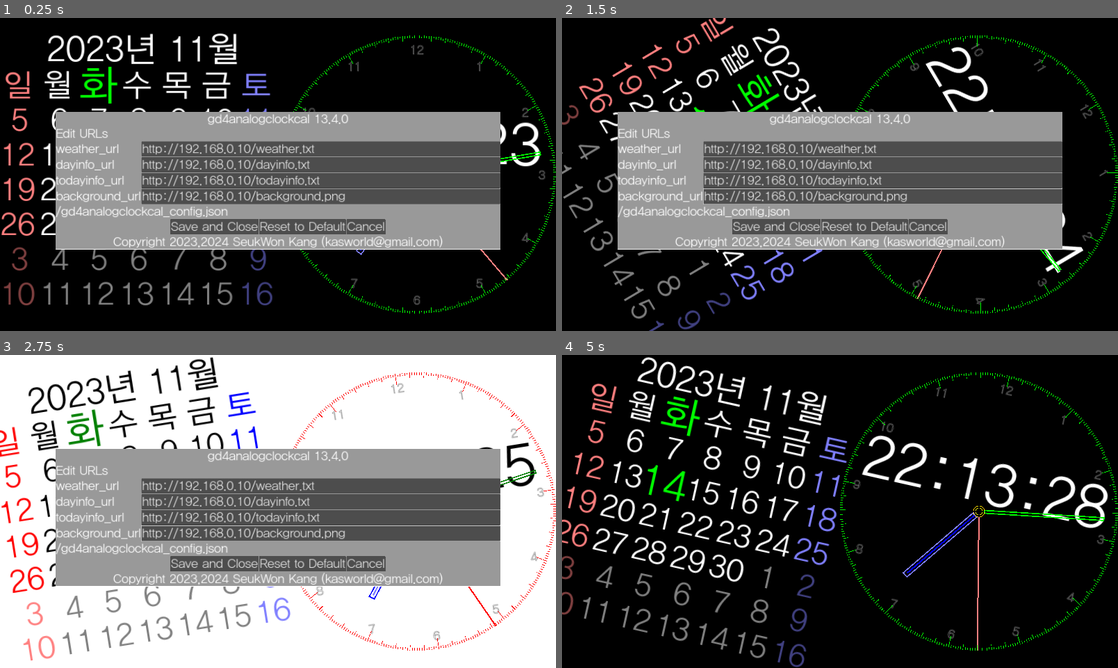
Above: before the commit, frames 1-4 (two rows, left to right).
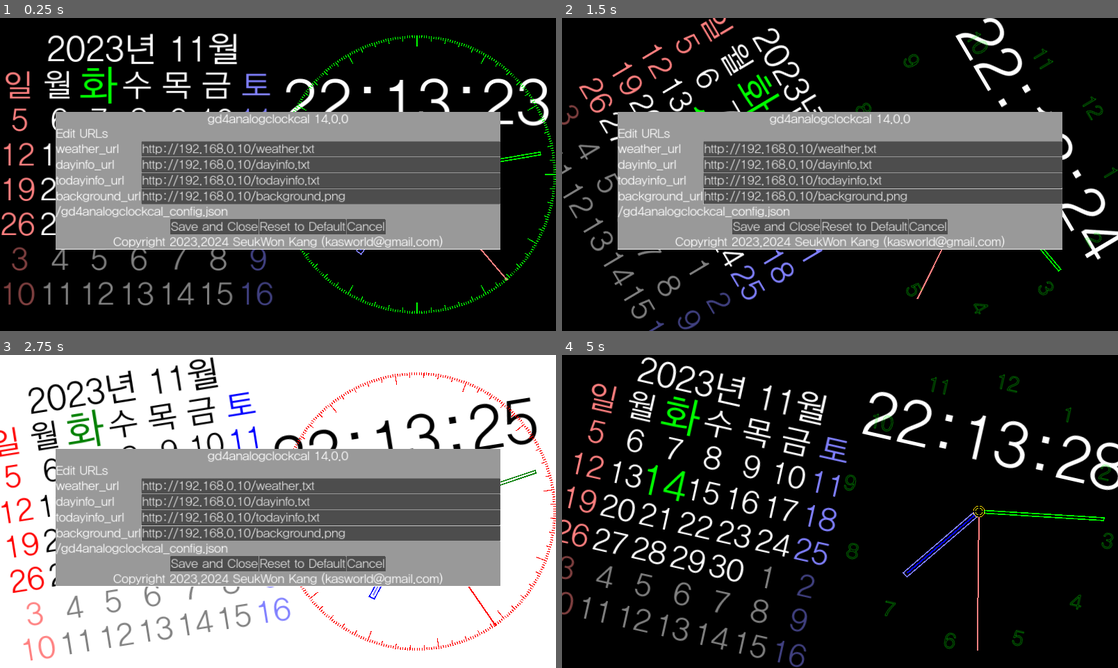
Above: after the commit, the same moments.

Repository: kasworld/gd4analogclockcal
Game: Godot game, scene res://main.tscn
Same seed, same stepped clock (60 frames per second), same inputs: the game is played once before the commit and once after it.
Inputs (mouse positions are in pixels of both pictures, inside the frame that each line leads up to):
- Up to frame 1 (0.25 s): no input
- Up to frame 2 (1.5 s): tap Enter at 0.5, 0.6, 1.35 s; move the mouse to (962, 158) at 0.52 s; click (962, 158) at 0.67 s; move the mouse to (728, 190) at 1.27 s; click (728, 190) at 1.42 s
- Up to frame 3 (2.75 s): move the mouse to (333, 442) at 2.02 s; tap Enter at 2.1 s; click (333, 442) at 2.17 s
- Up to frame 4 (5 s): move the mouse to (812, 574) at 2.77 s; tap Enter at 2.85, 3.6, 4.35 s; click (812, 574) at 2.92 s; move the mouse to (1006, 558) at 3.52 s; click (1006, 558) at 3.67 s; move the mouse to (673, 464) at 4.27 s; click (673, 464) at 4.42 s

The runs differ from the first frame. In frame 1, 2.0% of the frame differs, in the area x 51-100%, y 5-95%; in frame 2, 2.9%; in frame 3, 1.9%; in frame 4, 4.4%, in the area x 50-100%, y 5-95%.
Error in both runs: Attempt to call function 'store_line' in base 'null instance' on a null instance. (res://global/config.gd:13)

Commit message:
blink dial num, bar

Diff:
--- a/analog_clock/analog_clock.gd
+++ b/analog_clock/analog_clock.gd
@@ -4,19 +4,19 @@
 
 # Called when the node enters the scene tree for the first time.
 func init(config :Dictionary, r :float, tz_s :float) -> void:
-	$DialBar.init(r, r*0.004,DialBar.BarAlign.In,"dial_line")
-	$DialNum.init(r*0.9,r*0.09,4,DialNum.NumberType.Hour,"dial_num")
+	$DialBar.init(r, r*0.006,DialBar.BarAlign.In,"dial_line")
+	$DialNum.init(r*0.95,r*0.15,4,DialNum.NumberType.Hour,"dial_num")
 	$ClockHands.init(r,tz_s)
 
 	var co = Global2d.colors.timelabel
-	$LabelTime.position = Vector2(-r,-r/2)
-	$LabelTime.size = Vector2(r*2,r*0.6)
-	$LabelTime.label_settings = Global2d.make_label_setting(r*0.42, co)
+	$LabelTime.position = Vector2(-r,-r)
+	$LabelTime.size = Vector2(r*2,r*1.0)
+	$LabelTime.label_settings = Global2d.make_label_setting(r*0.45, co)
 
 	co = Global2d.colors.infolabel
 	$LabelInfo.position = Vector2(-r,0)
-	$LabelInfo.size = Vector2(r*2,r*0.9)
-	$LabelInfo.label_settings = Global2d.make_label_setting(r*0.18, co)
+	$LabelInfo.size = Vector2(r*2,r*1.0)
+	$LabelInfo.label_settings = Global2d.make_label_setting(r*0.2, co)
 
 	info_text = InfoText.new()
 	add_child(info_text)
@@ -43,9 +43,13 @@
 func _process(_delta: float) -> void:
 	update_clock()
 
+var num_bar :bool
 var old_time_dict = {"second":0} # datetime dict
 func update_clock():
 	var time_now_dict = Time.get_datetime_dict_from_system()
 	if old_time_dict["second"] != time_now_dict["second"]:
 		old_time_dict = time_now_dict
 		$LabelTime.text = "%02d:%02d:%02d" % [time_now_dict["hour"] , time_now_dict["minute"] ,time_now_dict["second"]  ]
+		num_bar =  not num_bar
+		$DialBar.visible = num_bar
+		$DialNum.visible = not num_bar
--- a/global/global2d.gd
+++ b/global/global2d.gd
@@ -27,7 +27,7 @@
 	second = Color.RED.lightened(0.5),
 	center_circle1 = Color.GOLD,
 	center_circle2 = Color.YELLOW,
-	dial_num = Color.WHITE.darkened(0.3),
+	dial_num = Color.GREEN,
 	dial_line = Color.GREEN,
 }
 var colors_light = 	{
@@ -52,7 +52,7 @@
 	second = Color.RED,
 	center_circle1 = Color.GOLDENROD,
 	center_circle2 = Color.DARK_GOLDENROD,
-	dial_num = Color.BLACK.lightened(0.3),
+	dial_num = Color.RED,
 	dial_line = Color.RED,
 }
 var colors = colors_dark
--- a/main.gd
+++ b/main.gd
@@ -12,7 +12,7 @@
 	"background_url",
 	]
 var config = {
-	"version" : "gd4analogclockcal 13.4.0",
+	"version" : "gd4analogclockcal 14.0.0",
 	"weather_url" : "http://192.168.0.10/weather.txt",
 	"dayinfo_url" : "http://192.168.0.10/dayinfo.txt",
 	"todayinfo_url" : "http://192.168.0.10/todayinfo.txt",
